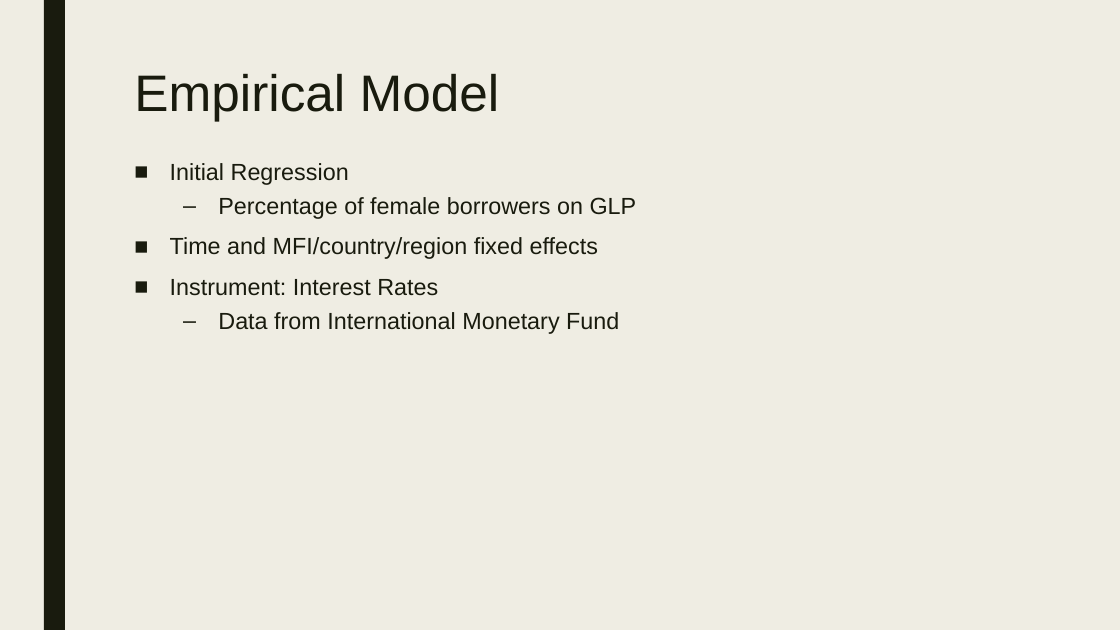
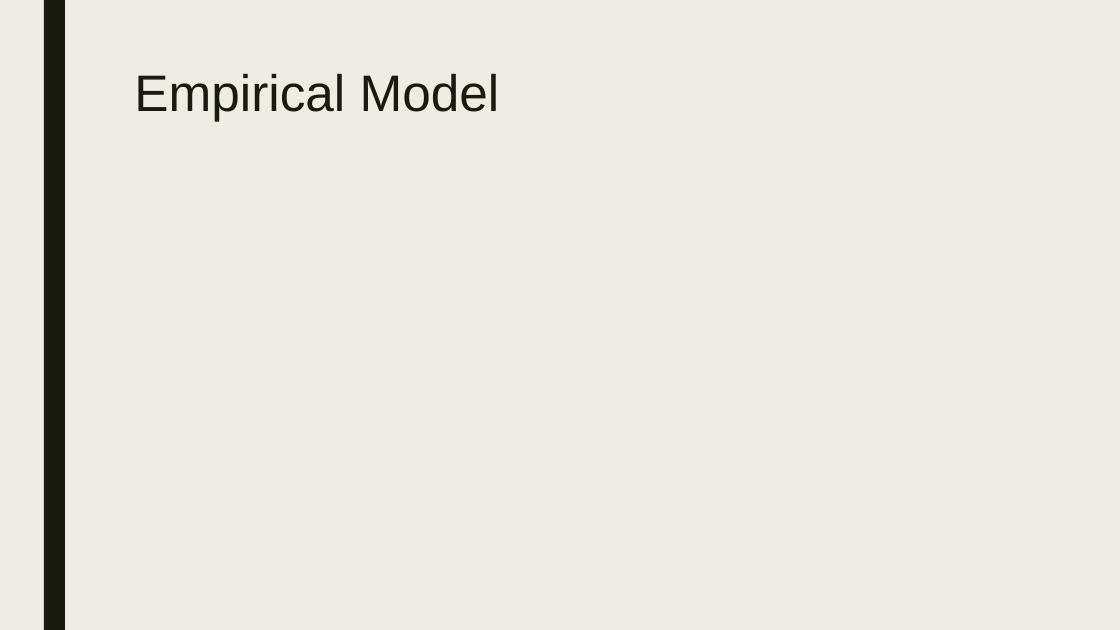
Before and after one commit to NandhiniSridhar/econ_honors_thesis, a slide deck: slide 7 of Thesis_presentation.pptx. Drawn at 1120x630 pixels with LibreOffice and Linux fonts; fonts in the diff are those of the drawing; grey boxes stand for pictures. Boxes give left, top, right and bottom in pixels: in the first picture for what was removed or moved away, otherwise in the second. Text is boxed around its words. In the diff, an @@ line names an element or a change of style, - is before the commit and + after.

```diff
--- a/Thesis_presentation.pptx
+++ b/Thesis_presentation.pptx
@@ text removed at (170, 163, 637, 334) @@
-■ Initial Regression
-  – Percentage of female borrowers on GLP
-■ Time and MFI/country/region fixed effects
-■ Instrument: Interest Rates
-  – Data from International Monetary Fund
```
Also in this commit, not shown: 18 other files.
